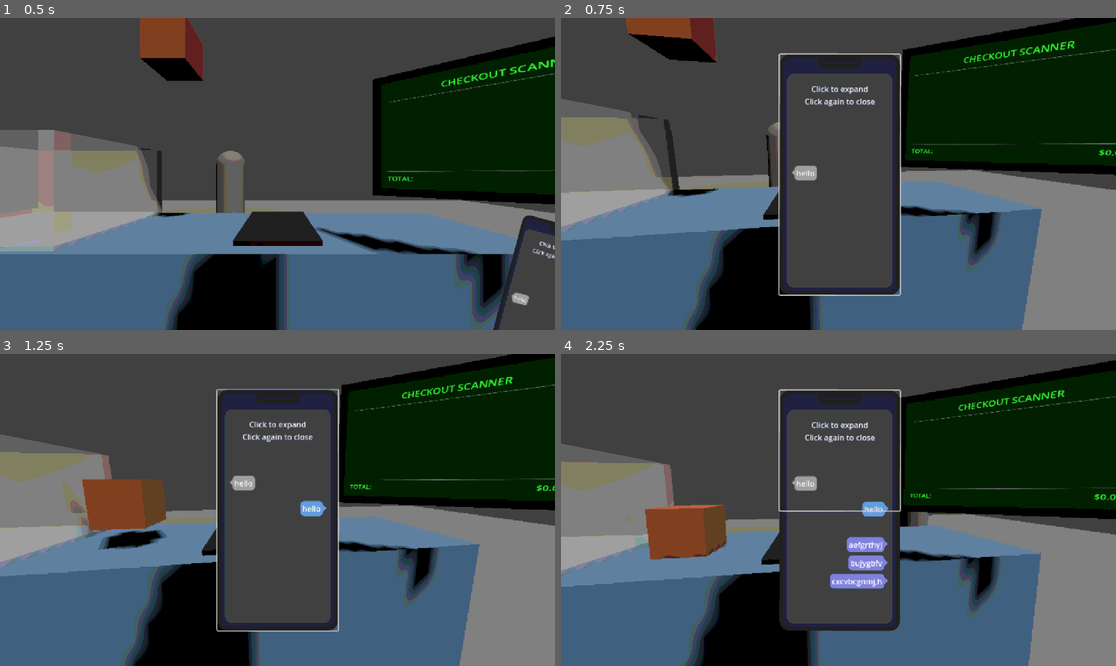
Above: before the commit, frames 1-4 (two rows, left to right).
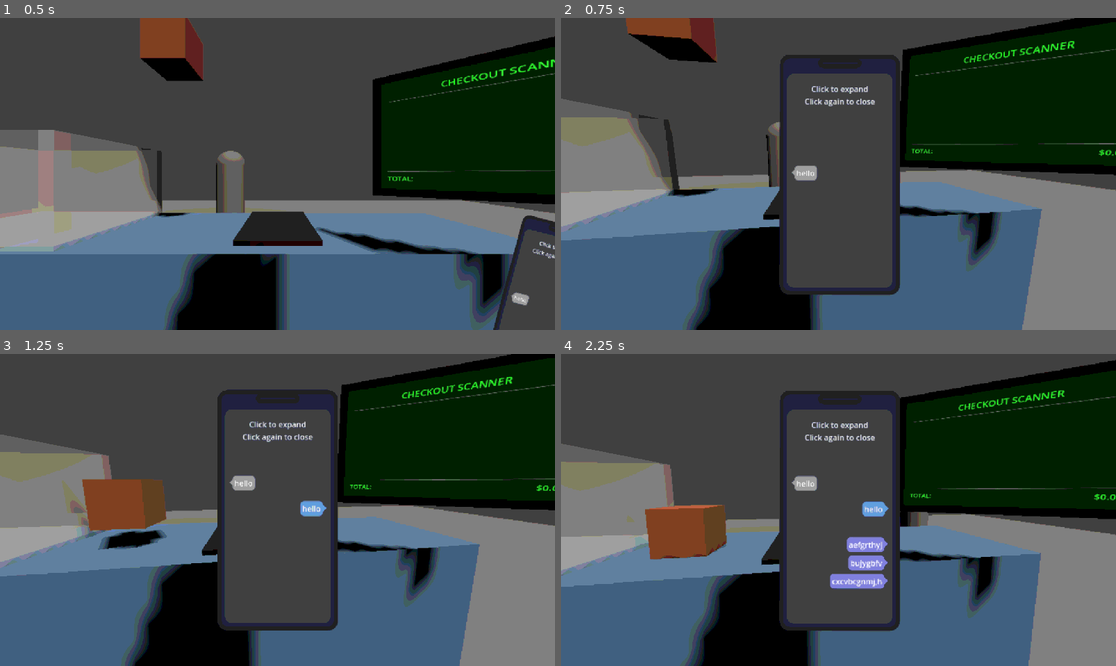
Above: after the commit, the same moments.

Repository: Filkspline/LastShift
Game: Godot game, scene res://scenes/testmain.tscn
Same seed, same stepped clock (60 frames per second), same inputs: the game is played once before the commit and once after it.
Inputs (mouse positions are in pixels of both pictures, inside the frame that each line leads up to):
- Up to frame 1 (0.5 s): no input
- Up to frame 2 (0.75 s): click (1104, 305) at 0.5 s
- Up to frame 3 (1.25 s): no input
- Up to frame 4 (2.25 s): click (838, 510) at 1.25 s; click (1115, 600) at 2 s

Frame 1 is identical in both runs. In frame 2, 0.8% of the frame differs, in the area x 39-62%, y 11-90%; in frame 3, 0.8%; in frame 4, 0.5%.

Commit message:
fix: removed button outlines because layers dont work isnt that nice

Diff:
--- a/last-shift-ver-1/scenes/phone.tscn
+++ b/last-shift-ver-1/scenes/phone.tscn
@@ -21,6 +21,9 @@
 corner_radius_top_right = 15
 corner_radius_bottom_right = 15
 corner_radius_bottom_left = 15
+
+[sub_resource type="StyleBoxFlat" id="StyleBoxFlat_ewalk"]
+bg_color = Color(0.6, 0.6, 0.6, 0)
 
 [node name="Phone" type="Control"]
 custom_minimum_size = Vector2(250, 500)
@@ -98,6 +101,7 @@
 anchor_bottom = 1.0
 grow_horizontal = 2
 grow_vertical = 2
+theme_override_styles/focus = SubResource("StyleBoxFlat_ewalk")
 flat = true
 
 [connection signal="done_choosing" from="PhoneBody/Screen/ScreenContent/Messages" to="." method="_increase_click_area"]
--- a/last-shift-ver-1/wSMS/widgets/choice_button.tscn
+++ b/last-shift-ver-1/wSMS/widgets/choice_button.tscn
@@ -1,7 +1,10 @@
-[gd_scene load_steps=3 format=3 uid="uid://cniwpj1wojlxa"]
+[gd_scene load_steps=4 format=3 uid="uid://cniwpj1wojlxa"]
 
 [ext_resource type="Script" uid="uid://ch4ikosaxfp81" path="res://wSMS/widgets/choice_button.gd" id="1_4e5jo"]
 [ext_resource type="PackedScene" uid="uid://cnsj05jug3i8" path="res://wSMS/widgets/text_box.tscn" id="2_y8pql"]
+
+[sub_resource type="StyleBoxFlat" id="StyleBoxFlat_4e5jo"]
+bg_color = Color(0.6, 0.6, 0.6, 0)
 
 [node name="ChoiceButton" type="Control"]
 layout_mode = 3
@@ -26,5 +29,6 @@
 offset_right = 240.0
 offset_bottom = 23.0
 theme_type_variation = &"FlatButton"
+theme_override_styles/focus = SubResource("StyleBoxFlat_4e5jo")
 
 [connection signal="pressed" from="Button" to="." method="_on_pressed"]
Not shown: 1 places in last-shift-ver-1/scenes/phone.tscn that only renumber resources
